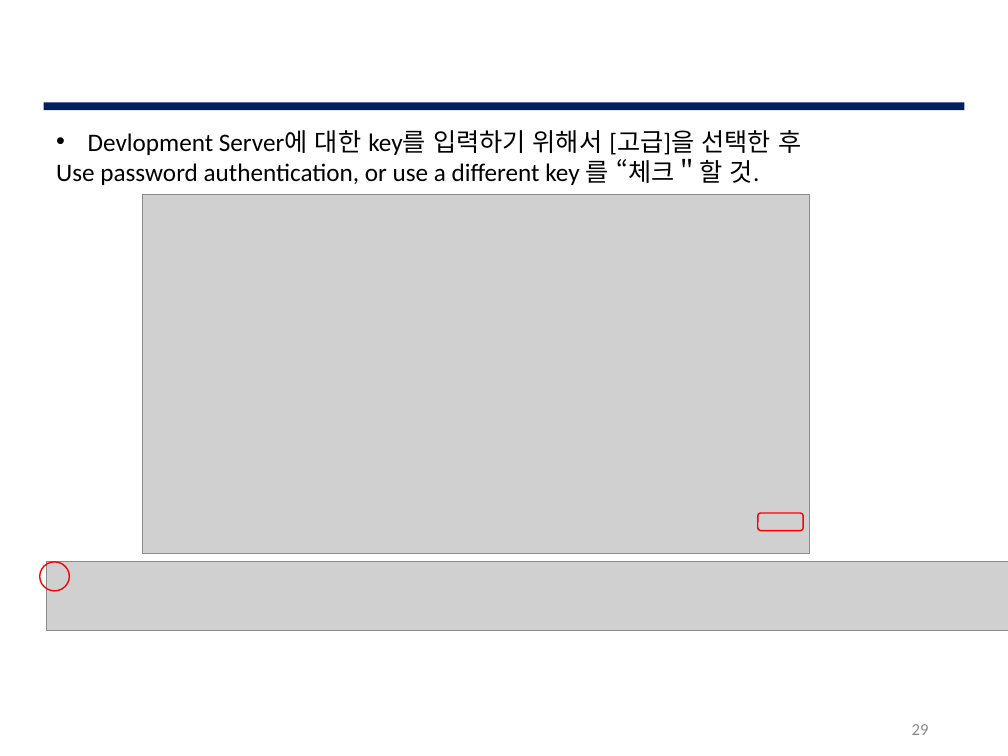
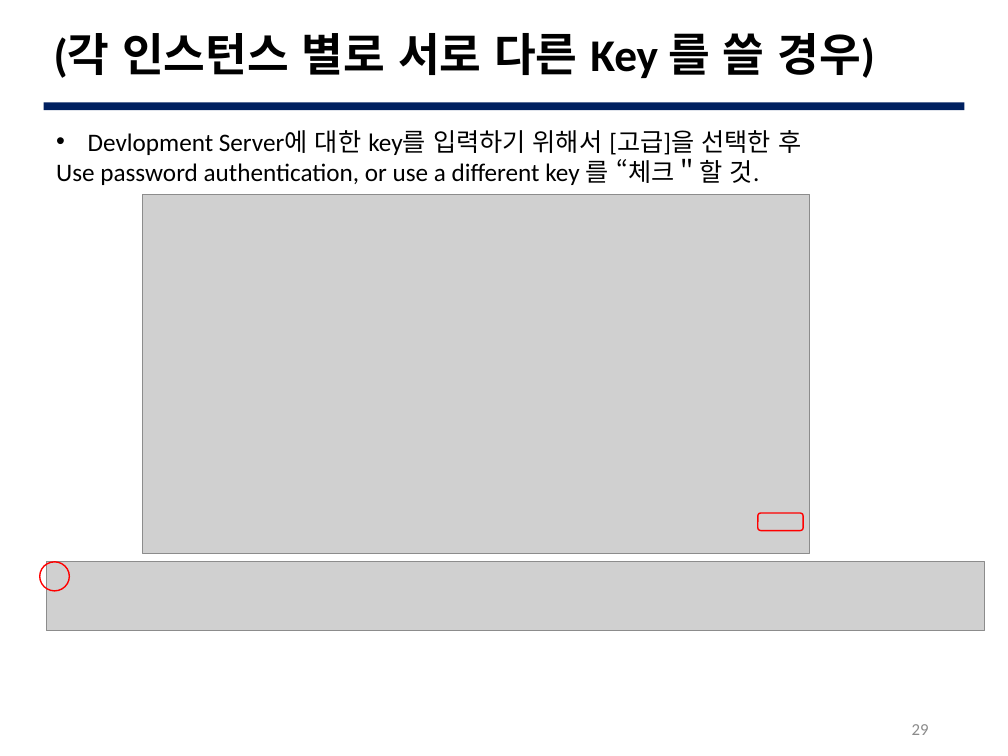
Before and after one commit to JBNU-JEduTools/osscourse, a slide deck: slide 29 of Slides/15. 개발 프로세스 실습 3.pptx. Drawn at 1008x756 pixels with LibreOffice and Linux fonts; fonts in the diff are those of the drawing; grey boxes stand for pictures; background and template pictures are left out. Boxes give left, top, right and bottom in pixels: in the first picture for what was removed or moved away, otherwise in the second. Text is boxed around its words. In the diff, an @@ line names an element or a change of style, - is before the commit and + after.

```diff
--- a/Slides/15. 개발 프로세스 실습 3.pptx
+++ b/Slides/15. 개발 프로세스 실습 3.pptx
@@ title added at (54, 33, 875, 78), 32.4 pt, text #000000, bold @@
+(각 인스턴스 별로 서로 다른 Key 를 쓸 경우)
@@ picture: place and size @@
-picture at (46, 561, 1008, 630)
+picture at (46, 561, 985, 630)
```
Also in this commit, not shown: 5 other slides changed.
